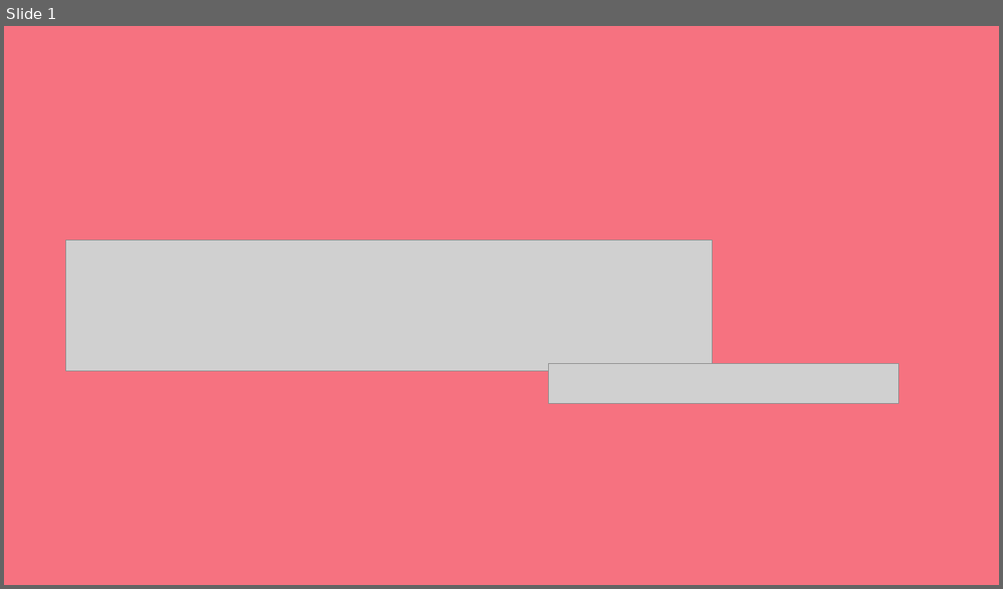
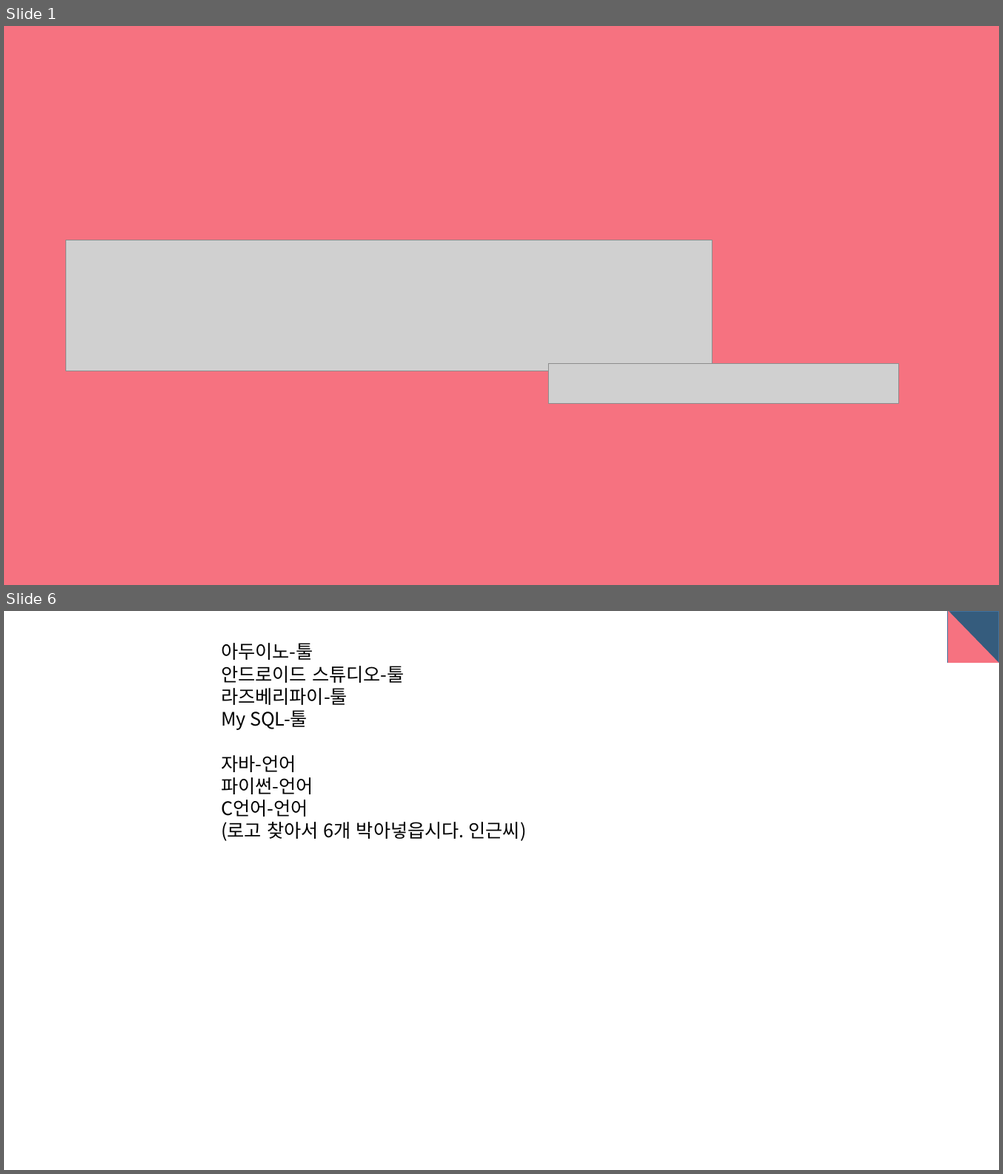
Before and after one commit to dgsw-2019-hackathon/J_B_H_AirConditioner, a slide deck: pptFile/ppt.pptx. Shown one above the other, each under a label of ours: slide 1 before the commit, slides 1 and 6 after it; the slides between them are not shown. The pictures are 1003x589 and 1003x1174 pixels, drawn with LibreOffice and Linux fonts; fonts in the diff are those of the drawing; grey boxes stand for pictures. Boxes give left, top, right and bottom in pixels: in the first picture for what was removed or moved away, otherwise in the second. Text is boxed around its words. In the diff, an @@ line names an element or a change of style, - is before the commit and + after.

```diff
--- a/pptFile/ppt.pptx
+++ b/pptFile/ppt.pptx
@@ slide 6 added at <box>4,611,999,1170</box>, background #FFFFFF @@
@@ rectangle added at <box>948,611,999,662</box>, fill #355C7D, outline #43739E 1 pt @@
@@ right triangle added at <box>948,611,999,663</box>, fill #F67280 @@
@@ text added at <box>221,643,526,841</box>, 18 pt, text #000000 @@
+아두이노-툴
+안드로이드 스튜디오-툴
+라즈베리파이-툴
+My SQL-툴
+자바-언어
+파이썬-언어
+C언어-언어
+(로고 찾아서 6개 박아넣읍시다. 인근씨)
```
Also in this commit, not shown: 14 slides changed, 14 other slides added, 6 slides removed.
